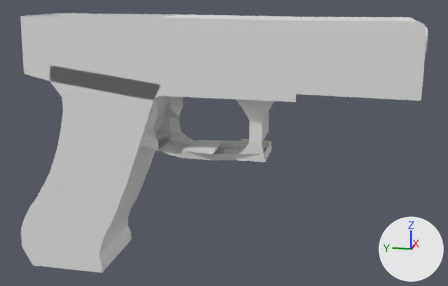
The Blender file Among Drip Unlimited/Assets/glock18c.blend: old version first, new version second.
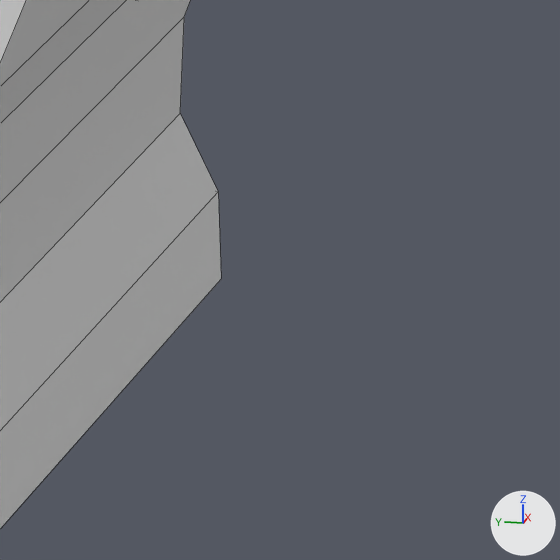
The first picture shows the older version from a 50 mm lens placed at (-7.07, -1.64, 1.86), pointed at (0.09, -0.2, 0.07). The close-ups show both versions on the part from 25% to 36% of the width and 75% to 92% of the height of that picture; other places that the commit changed are outside them. Arrows for +X, +Y and +Z are at lower right; the lights stay in place. The close-ups show mesh edges as thin lines.
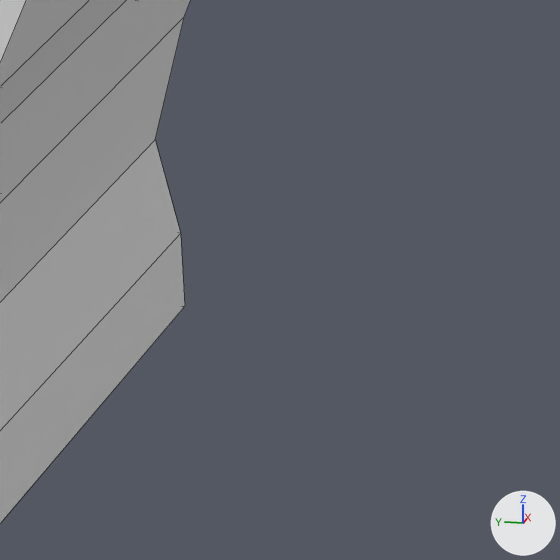
Diff of the bpy script that builds the scene:
```diff
--- a/Among Drip Unlimited/Assets/glock18c.blend.py
+++ b/Among Drip Unlimited/Assets/glock18c.blend.py
@@ me_cube_001 @@
 me_cube_001.from_pydata(...)  # 243 vertices, 189 faces, 1 loose edge; spans x -0.9..1.12, y -5.89..2.57, z -1.89..6.03
 # used by ob_cube; location = (0.0, 1.299, -0.689); rotation_euler = (0.291, 0.0, 0.0), in degrees (17, 0, 0); scale = (0.528, 0.528, 0.528)
-me_cube_001.vertices[4].co = (1.04, -0.43, -1.02)  # pixel (180, 113)
-me_cube_001.vertices[10].co = (1.12, -0.55, -1.22)  # pixel (218, 191)
-me_cube_001.vertices[11].co = (1.12, 1.43, -1.52)
-me_cube_001.vertices[35].co = (1.12, -0.61, -1.42)  # pixel (221, 278)
+# me_cube_001 part 1
+me_cube_001.vertices[4].co = (0.88, -0.43, -1.02)  # pixel (155, 139)
+me_cube_001.vertices[10].co = (0.87, -0.55, -1.22)  # pixel (180, 233)
+me_cube_001.vertices[11].co = (0.89, 1.43, -1.52)
+me_cube_001.vertices[35].co = (0.89, -0.6, -1.39)  # pixel (184, 306)
```

Location of each change, (x1, y1, x2, y2) in pixels of the close-ups (560 x 560 px; the box of a moved part takes in the faces that stretch with it):
'Cube', reshaped
    before: (0, 0, 221, 528)
    after: (0, 0, 190, 523)
part 1 of me_cube_001, moved or reshaped
    before: (0, 17, 221, 528)
    after: (0, 17, 185, 523)
